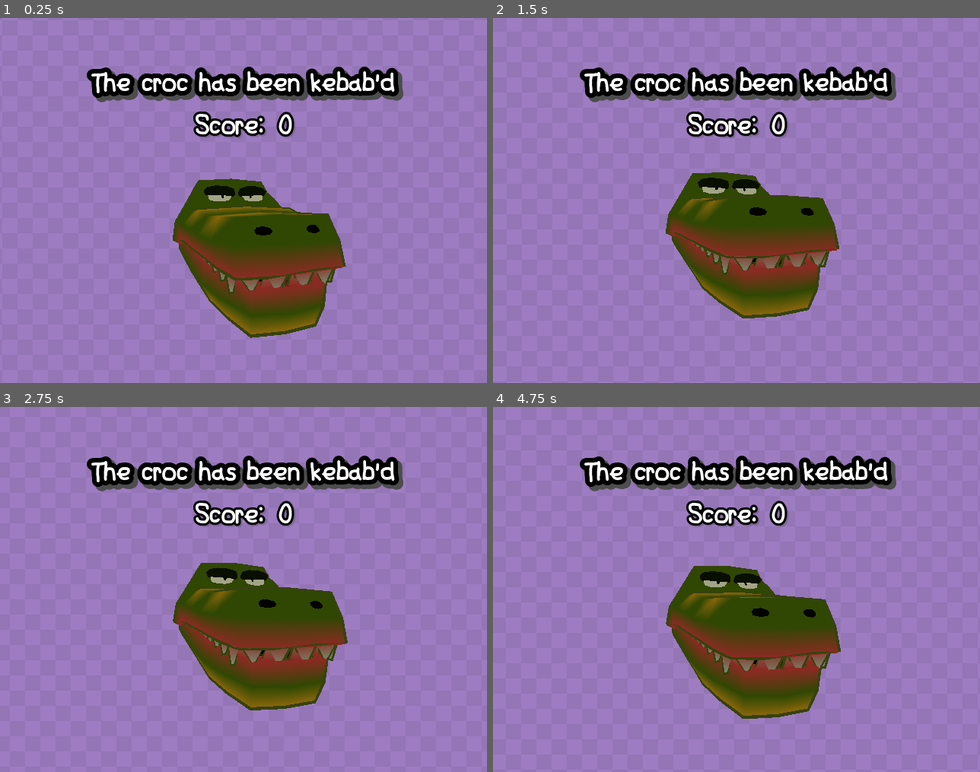
Above: before the commit, frames 1-4 (two rows, left to right).
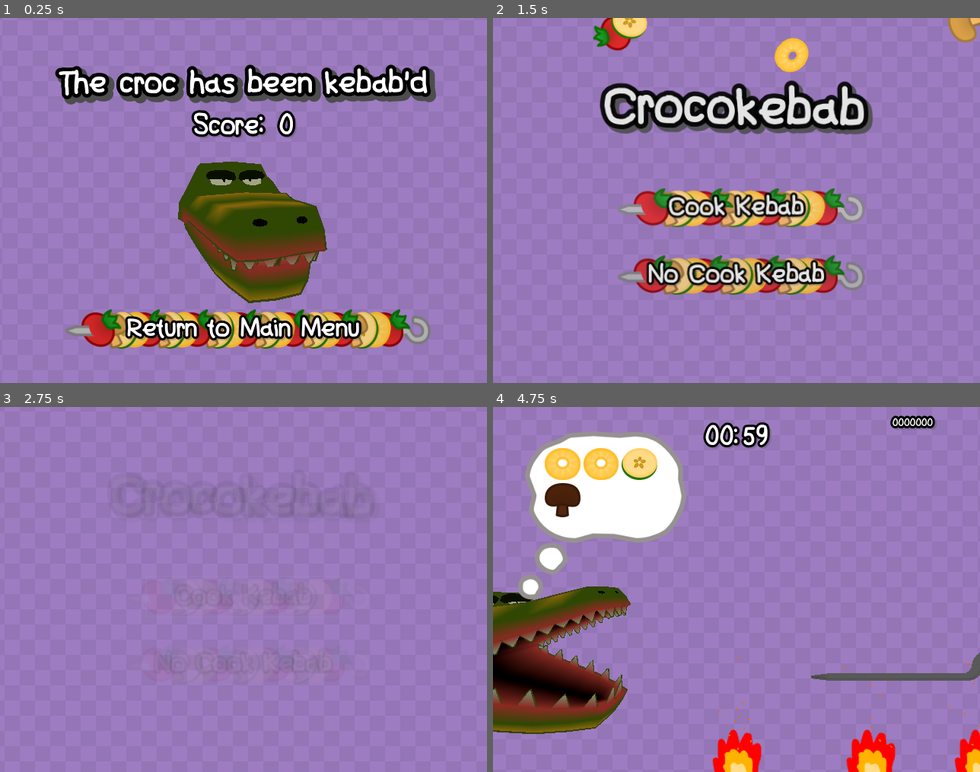
Above: after the commit, the same moments.

Repository: MartinLeGrand/AGES2026GameJam
Game: Godot game, scene res://Project/Maps/EndScene.tscn
Same seed, same stepped clock (60 frames per second), same inputs: the game is played once before the commit and once after it. This scene is started directly instead of the project's main scene. The engine's default icon, where the game draws it, is replaced by a stand-in: a white triangle on a blue panel in a dark square.
Inputs (mouse positions are in pixels of both pictures, inside the frame that each line leads up to):
- Up to frame 1 (0.25 s): no input
- Up to frame 2 (1.5 s): click (736, 328) at 0.5 s, where only the run after the commit has a clickable "Return to Main Menu"; click (736, 207) at 1.25 s, where only the run after the commit has a clickable "Cook Kebab"
- Up to frame 3 (2.75 s): hold Right (ui_right) from 2.03 s (still down)
- Up to frame 4 (4.75 s): release Right (ui_right) at 2.78 s; hold Left (ui_left) 2.78-3.53 s; hold Right (ui_right) from 3.53 s (still down)

The runs differ from the first frame. In frame 1, 20% of the frame differs, in the area x 11-90%, y 12-91%; in frame 2, 24%; in frame 3, 17%; in frame 4, 37%, in the area x 0-100%, y 2-100%.

Commit message:
Entering main menu animation

Diff:
--- a/Project/Maps/EndScene.tscn
+++ b/Project/Maps/EndScene.tscn
@@ -1,26 +1,50 @@
 [gd_scene format=4 uid="uid://wj8dr1l2g6fl"]
 
 [ext_resource type="Script" uid="uid://crroxg6q5ov43" path="res://Project/Scripts/shaker.gd" id="1_ahhan"]
+[ext_resource type="Script" uid="uid://ddmbkwhcwtqw4" path="res://Project/Maps/end_scene.gd" id="1_ltjt1"]
 [ext_resource type="PackedScene" uid="uid://ceujt10bqw625" path="res://Project/Prefabs/scrolling_bg_canvas_layer.tscn" id="2_exsso"]
 [ext_resource type="FontFile" uid="uid://dpvb2tp2gx5p5" path="res://Project/UI/Fonts/friendlyscribbles.ttf" id="2_fvqyn"]
 [ext_resource type="Script" uid="uid://bhuyt7axr0w2s" path="res://Project/Scripts/chomper.gd" id="3_fvqyn"]
 [ext_resource type="LabelSettings" uid="uid://cij2mbiqocumf" path="res://Project/UI/Styles/Labels/LS_Button_MainMenu.tres" id="3_uholm"]
+[ext_resource type="StyleBox" uid="uid://bor18it3ljgy8" path="res://Project/UI/Styles/StyleBoxFlat/SBT_Button_MainMenu.tres" id="4_hcm0k"]
 [ext_resource type="Script" uid="uid://bs7q5dyx5bj6b" path="res://Project/Scripts/score_label.gd" id="4_jo6pb"]
 [ext_resource type="PackedScene" uid="uid://jhui4717qmye" path="res://Project/GameObjects/Collector/Collector.tscn" id="4_uholm"]
 [ext_resource type="Material" uid="uid://cx6utliwik3uh" path="res://Project/Materials/vertex_unshaded.tres" id="5_jo6pb"]
+[ext_resource type="StyleBox" uid="uid://c84ownxv4rlmy" path="res://Project/UI/Styles/StyleBoxFlat/SBT_Button_MainMenu_Pressed.tres" id="5_ltjt1"]
+[ext_resource type="StyleBox" uid="uid://csmqufy16n5j2" path="res://Project/UI/Styles/StyleBoxFlat/SBT_Button_MainMenu_Hovered.tres" id="6_m713j"]
+[ext_resource type="Texture2D" uid="uid://bqcofw1yjm68s" path="res://Project/UI/Inkscape/Button_Background_HQ.svg" id="7_jlacx"]
 
 [sub_resource type="Environment" id="Environment_rxjn2"]
 background_mode = 3
 
 [sub_resource type="LabelSettings" id="LabelSettings_uholm"]
 font = ExtResource("2_fvqyn")
-font_size = 32
+font_size = 39
 stacked_outline_count = 1
 stacked_shadow_count = 1
-stacked_outline_0/size = 24
+stacked_outline_0/size = 19
 stacked_shadow_0/offset = Vector2(5.21, 5.905)
 stacked_shadow_0/color = Color(0.3019608, 0.3019608, 0.3019608, 1)
 stacked_shadow_0/outline_size = 27
+
+[sub_resource type="LabelSettings" id="LabelSettings_fvqyn"]
+font = ExtResource("2_fvqyn")
+font_size = 33
+outline_size = 13
+outline_color = Color(0, 0, 0, 1)
+shadow_size = 12
+shadow_color = Color(0.3019608, 0.3019608, 0.3019608, 0.3137255)
+shadow_offset = Vector2(2.5, 2)
+
+[sub_resource type="StyleBoxTexture" id="StyleBoxTexture_yf058"]
+texture = ExtResource("7_jlacx")
+texture_margin_left = 115.0
+texture_margin_right = 164.0
+expand_margin_left = 115.0
+expand_margin_right = 165.0
+axis_stretch_horizontal = 2
+axis_stretch_vertical = 2
+region_rect = Rect2(0, 0, 534, 190)
 
 [sub_resource type="ArrayMesh" id="ArrayMesh_13412"]
 _surfaces = [{
@@ -121,9 +145,10 @@
 }]
 
 [node name="ModelScene" type="Node3D" unique_id=2061389642]
+script = ExtResource("1_ltjt1")
 
 [node name="Camera3D" type="Camera3D" parent="." unique_id=1149370548]
-transform = Transform3D(1, 0, 0, 0, 1, 0, 0, 0, 1, 0, 0, 9.233984)
+transform = Transform3D(1, 0, 0, 0, 0.9892021, 0.14655793, 0, -0.14655793, 0.9892021, 0, 0.48813534, 9.769174)
 current = true
 fov = 90.0
 script = ExtResource("1_ahhan")
@@ -185,10 +210,60 @@
 grow_vertical = 2
 pivot_offset_ratio = Vector2(0.5, 1)
 text = "Score: 0"
+label_settings = SubResource("LabelSettings_fvqyn")
+horizontal_alignment = 1
+vertical_alignment = 1
+script = ExtResource("4_jo6pb")
+
+[node name="Button" type="Button" parent="CanvasLayerAbove" unique_id=2035447405]
+custom_minimum_size = Vector2(256, 52)
+anchors_preset = 7
+anchor_left = 0.5
+anchor_top = 1.0
+anchor_right = 0.5
+anchor_bottom = 1.0
+offset_left = -205.0
+offset_top = -97.0
+offset_right = 205.0
+offset_bottom = -45.0
+grow_horizontal = 2
+grow_vertical = 0
+size_flags_horizontal = 4
+theme_override_styles/normal = ExtResource("4_hcm0k")
+theme_override_styles/pressed = ExtResource("5_ltjt1")
+theme_override_styles/hover = ExtResource("6_m713j")
+metadata/_edit_group_ = true
+
+[node name="Panel" type="Panel" parent="CanvasLayerAbove/Button" unique_id=1803277953]
+visible = false
+layout_mode = 1
+anchors_preset = 8
+anchor_left = 0.5
+anchor_top = 0.5
+anchor_right = 0.5
+anchor_bottom = 0.5
+offset_left = -128.0
+offset_top = -26.0
+offset_right = 896.0
+offset_bottom = 182.0
+grow_horizontal = 2
+grow_vertical = 2
+scale = Vector2(0.25, 0.25)
+theme_override_styles/panel = SubResource("StyleBoxTexture_yf058")
+
+[node name="Label" type="Label" parent="CanvasLayerAbove/Button" unique_id=1006104095]
+layout_mode = 1
+anchors_preset = 15
+anchor_right = 1.0
+anchor_bottom = 1.0
+offset_top = 1.0
+offset_bottom = 1.0
+grow_horizontal = 2
+grow_vertical = 2
+text = "Return to Main Menu"
 label_settings = ExtResource("3_uholm")
 horizontal_alignment = 1
 vertical_alignment = 1
-script = ExtResource("4_jo6pb")
 
 [node name="CanvasLayer" parent="." unique_id=1184656298 instance=ExtResource("2_exsso")]
 
@@ -217,3 +292,5 @@
 [node name="MeshInstance3D" type="MeshInstance3D" parent="Crocodile/Croc_Top" unique_id=1978324927]
 mesh = SubResource("ArrayMesh_6368u")
 surface_material_override/0 = SubResource("StandardMaterial3D_ub4s1")
+
+[connection signal="pressed" from="CanvasLayerAbove/Button" to="." method="_on_button_pressed"]
--- /dev/null
+++ b/Project/Maps/end_scene.gd
@@ -0,0 +1,10 @@
+extends Node3D
+
+
+
+func load_mainmenu() -> void:
+	get_tree().change_scene_to_packed(preload("uid://cfv8kn57cs3su"))
+
+
+func _on_button_pressed() -> void:
+	load_mainmenu() # Replace with function body.
--- a/Project/UI/MainMenu.tscn
+++ b/Project/UI/MainMenu.tscn
@@ -64,7 +64,7 @@
 "times": PackedFloat32Array(0),
 "transitions": PackedFloat32Array(1),
 "update": 0,
-"values": [0.0]
+"values": [0.017453292519943295]
 }
 tracks/3/type = "value"
 tracks/3/imported = false
@@ -185,6 +185,18 @@
 "transitions": PackedFloat32Array(1),
 "update": 0,
 "values": [Color(1, 1, 1, 0)]
+}
+tracks/13/type = "value"
+tracks/13/imported = false
+tracks/13/enabled = true
+tracks/13/path = NodePath("Panel/VBoxContainer:scale")
+tracks/13/interp = 1
+tracks/13/loop_wrap = true
+tracks/13/keys = {
+"times": PackedFloat32Array(0),
+"transitions": PackedFloat32Array(1),
+"update": 0,
+"values": [Vector2(1, 1)]
 }
 
 [sub_resource type="Animation" id="Animation_urpi8"]
@@ -384,12 +396,126 @@
 }]
 }
 
+[sub_resource type="Animation" id="Animation_s3krv"]
+resource_name = "anim_mainmenu_start"
+tracks/0/type = "value"
+tracks/0/imported = false
+tracks/0/enabled = true
+tracks/0/path = NodePath("Panel/Particles_Zuchini:emitting")
+tracks/0/interp = 1
+tracks/0/loop_wrap = true
+tracks/0/keys = {
+"times": PackedFloat32Array(0),
+"transitions": PackedFloat32Array(1),
+"update": 1,
+"values": [true]
+}
+tracks/1/type = "value"
+tracks/1/imported = false
+tracks/1/enabled = true
+tracks/1/path = NodePath("Panel/Particles_Tomato:emitting")
+tracks/1/interp = 1
+tracks/1/loop_wrap = true
+tracks/1/keys = {
+"times": PackedFloat32Array(0),
+"transitions": PackedFloat32Array(1),
+"update": 1,
+"values": [true]
+}
+tracks/2/type = "value"
+tracks/2/imported = false
+tracks/2/enabled = true
+tracks/2/path = NodePath("Panel/Particles_Pineapple:emitting")
+tracks/2/interp = 1
+tracks/2/loop_wrap = true
+tracks/2/keys = {
+"times": PackedFloat32Array(0),
+"transitions": PackedFloat32Array(1),
+"update": 1,
+"values": [true]
+}
+tracks/3/type = "value"
+tracks/3/imported = false
+tracks/3/enabled = true
+tracks/3/path = NodePath("Panel/Particles_Mushroom:emitting")
+tracks/3/interp = 1
+tracks/3/loop_wrap = true
+tracks/3/keys = {
+"times": PackedFloat32Array(0),
+"transitions": PackedFloat32Array(1),
+"update": 1,
+"values": [true]
+}
+tracks/4/type = "value"
+tracks/4/imported = false
+tracks/4/enabled = true
+tracks/4/path = NodePath("Panel/VBoxContainer:scale")
+tracks/4/interp = 2
+tracks/4/loop_wrap = true
+tracks/4/keys = {
+"times": PackedFloat32Array(0, 1),
+"transitions": PackedFloat32Array(1, 1),
+"update": 0,
+"values": [Vector2(0.98, 0.98), Vector2(1, 1)]
+}
+tracks/5/type = "value"
+tracks/5/imported = false
+tracks/5/enabled = true
+tracks/5/path = NodePath("Panel/VBoxContainer:modulate")
+tracks/5/interp = 2
+tracks/5/loop_wrap = true
+tracks/5/keys = {
+"times": PackedFloat32Array(0, 1),
+"transitions": PackedFloat32Array(1, 1),
+"update": 0,
+"values": [Color(1, 1, 1, 0), Color(1, 1, 1, 1)]
+}
+tracks/6/type = "method"
+tracks/6/imported = false
+tracks/6/enabled = true
+tracks/6/path = NodePath(".")
+tracks/6/interp = 1
+tracks/6/loop_wrap = true
+tracks/6/keys = {
+"times": PackedFloat32Array(1),
+"transitions": PackedFloat32Array(1),
+"values": [{
+"args": [],
+"method": &"start_mainmenu_loop"
+}]
+}
+tracks/7/type = "value"
+tracks/7/imported = false
+tracks/7/enabled = true
+tracks/7/path = NodePath("Panel/VBoxContainer/Control2/Label:position")
+tracks/7/interp = 1
+tracks/7/loop_wrap = true
+tracks/7/keys = {
+"times": PackedFloat32Array(0),
+"transitions": PackedFloat32Array(1),
+"update": 0,
+"values": [Vector2(-5, 3)]
+}
+tracks/8/type = "value"
+tracks/8/imported = false
+tracks/8/enabled = true
+tracks/8/path = NodePath("Panel/VBoxContainer/Control2/Label:rotation")
+tracks/8/interp = 1
+tracks/8/loop_wrap = true
+tracks/8/keys = {
+"times": PackedFloat32Array(0),
+"transitions": PackedFloat32Array(1),
+"update": 0,
+"values": [0.017453292]
+}
+
 [sub_resource type="AnimationLibrary" id="AnimationLibrary_rwcad"]
 _data = {
 &"RESET": SubResource("Animation_rwcad"),
 &"anim_mainmenu_gamestart": SubResource("Animation_urpi8"),
 &"anim_mainmenu_loop": SubResource("Animation_w0bjs"),
-&"anim_mainmenu_quit": SubResource("Animation_yjyue")
+&"anim_mainmenu_quit": SubResource("Animation_yjyue"),
+&"anim_mainmenu_start": SubResource("Animation_s3krv")
 }
 
 [node name="MainMenu" type="Control" unique_id=1202245050]
@@ -415,7 +541,6 @@
 amount = 32
 texture = ExtResource("7_a4vlu")
 lifetime = 60.0
-preprocess = 60.0
 local_coords = true
 emission_shape = 3
 emission_rect_extents = Vector2(340, 1)
@@ -433,7 +558,6 @@
 amount = 32
 texture = ExtResource("8_plj7o")
 lifetime = 60.0
-preprocess = 60.0
 local_coords = true
 emission_shape = 3
 emission_rect_extents = Vector2(340, 1)
@@ -451,7 +575,6 @@
 amount = 32
 texture = ExtResource("9_w0bjs")
 lifetime = 60.0
-preprocess = 60.0
 local_coords = true
 emission_shape = 3
 emission_rect_extents = Vector2(340, 1)
@@ -469,7 +592,6 @@
 amount = 32
 texture = ExtResource("4_a4vlu")
 lifetime = 60.0
-preprocess = 60.0
 local_coords = true
 emission_shape = 3
 emission_rect_extents = Vector2(340, 1)
@@ -495,6 +617,7 @@
 offset_bottom = 125.0
 grow_horizontal = 2
 grow_vertical = 2
+pivot_offset_ratio = Vector2(0.5, 0.5)
 theme_override_constants/separation = 37
 
 [node name="Control2" type="Control" parent="Panel/VBoxContainer" unique_id=792245355]
@@ -514,6 +637,7 @@
 offset_bottom = 32.5
 grow_horizontal = 2
 grow_vertical = 2
+rotation = 0.017453292
 pivot_offset_ratio = Vector2(0.5, 1)
 text = "Crocokebab"
 label_settings = ExtResource("2_ptxru")
@@ -618,6 +742,7 @@
 
 [node name="AnimationPlayer" type="AnimationPlayer" parent="." unique_id=706828109]
 libraries/ = SubResource("AnimationLibrary_rwcad")
+autoplay = &"anim_mainmenu_start"
 
 [connection signal="pressed" from="Panel/VBoxContainer/Button" to="." method="_on_button_pressed"]
 [connection signal="pressed" from="Panel/VBoxContainer/Button2" to="." method="_on_button_2_pressed"]
--- a/Project/UI/Script_main_menu.gd
+++ b/Project/UI/Script_main_menu.gd
@@ -3,7 +3,11 @@
 
 func _ready() -> void:
 	animPlayer = $AnimationPlayer
+
+
+func start_mainmenu_loop() -> void:
 	animPlayer.play("anim_mainmenu_loop")
+
 
 func _on_button_pressed() -> void:
 	animPlayer.play("anim_mainmenu_gamestart")
Not shown, added: Project/Maps/end_scene.gd.uid
